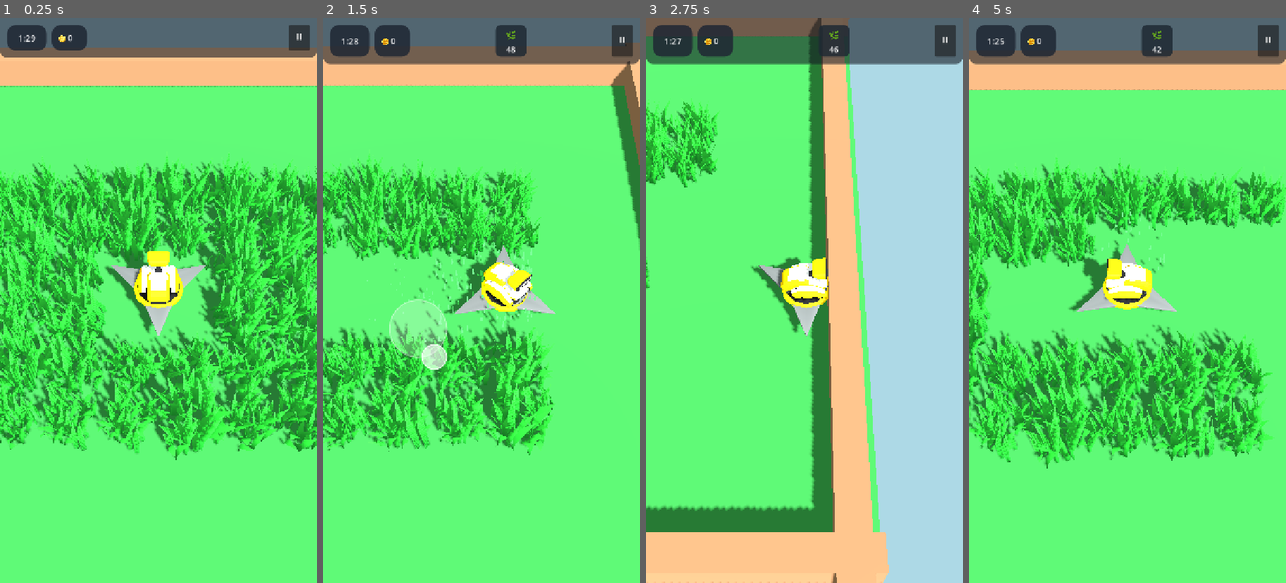
Above: before the commit, frames 1-4 (left to right).
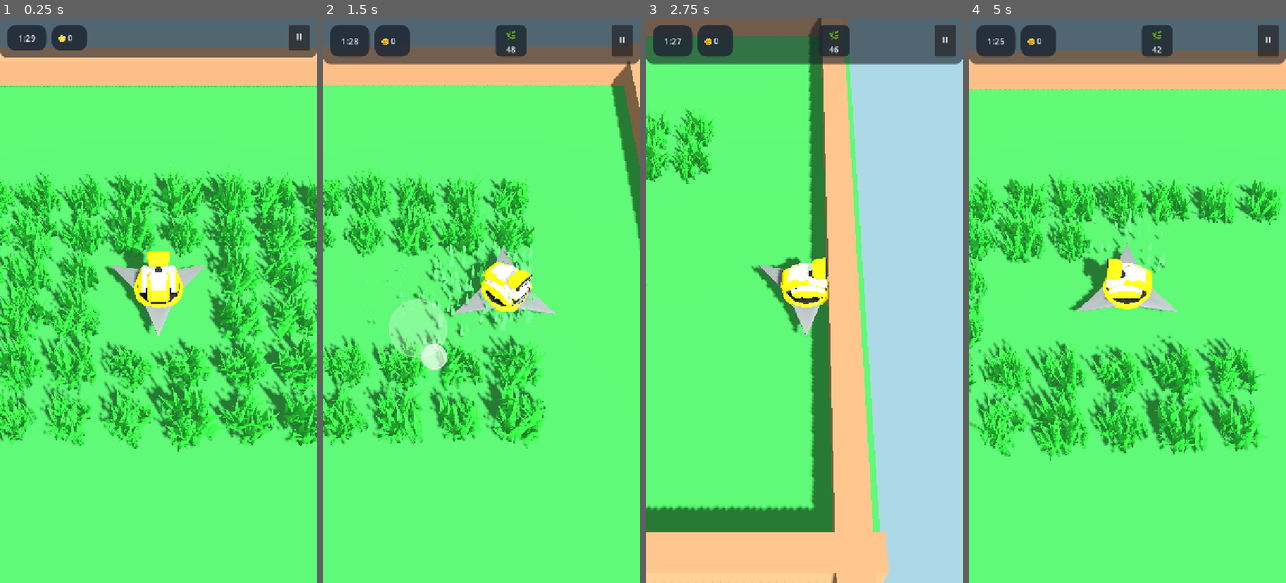
Above: after the commit, the same moments.

Repository: rogerbif/grass-cut-bot
Game: Godot game, scene res://scenes/main.tscn
Same seed, same stepped clock (60 frames per second), same inputs: the game is played once before the commit and once after it.
Inputs (mouse positions are in pixels of both pictures, inside the frame that each line leads up to):
- Up to frame 1 (0.25 s): no input
- Up to frame 2 (1.5 s): move the mouse to (551, 272) at 0.52 s; hold Right (ui_right) 0.53-1.25 s; click (551, 272) at 0.67 s; drag from (418, 328) to (465, 413) at 1.27 s
- Up to frame 3 (2.75 s): move the mouse to (836, 176) at 2.02 s; hold Right (ui_right) from 2.03 s (still down)
- Up to frame 4 (5 s): release Right (ui_right) at 2.75 s; drag from (1111, 413) to (1032, 215) at 2.77 s; move the mouse to (1222, 385) at 3.52 s; hold Left (ui_left) 3.53-4.25 s; drag from (1032, 215) to (1079, 159) at 4.27 s

The runs differ from the first frame. In frame 1, 30% of the frame differs, in the area x 0-100%, y 24-79%; in frame 2, 17%; in frame 3, 1.8%; in frame 4, 21%.

Commit message:
feat(vegetation): calibra escala da grama e amplia particulas em 50% com escala variavel [v0.4.7]

Diff:
--- a/project.godot
+++ b/project.godot
@@ -11,7 +11,7 @@
 [application]
 
 config/name="Grass Cut Bot"
-config/version="0.4.6"
+config/version="0.4.7"
 run/main_scene="res://scenes/main.tscn"
 config/features=PackedStringArray("4.7", "Mobile")
 config/icon="res://icon.svg"
--- a/scenes/plants/grass_blue.tscn
+++ b/scenes/plants/grass_blue.tscn
@@ -58,6 +58,6 @@
 angular_velocity_max = 540.0
 angle_min = 0.0
 angle_max = 360.0
-scale_amount_min = 0.8
-scale_amount_max = 1.25
+scale_amount_min = 1.2
+scale_amount_max = 2.4
 scale_amount_curve = SubResource("Curve_scale")
--- a/scenes/plants/grass_green.tscn
+++ b/scenes/plants/grass_green.tscn
@@ -58,6 +58,6 @@
 angular_velocity_max = 540.0
 angle_min = 0.0
 angle_max = 360.0
-scale_amount_min = 0.8
-scale_amount_max = 1.25
+scale_amount_min = 1.2
+scale_amount_max = 2.4
 scale_amount_curve = SubResource("Curve_scale")
--- a/scenes/plants/grass_purple.tscn
+++ b/scenes/plants/grass_purple.tscn
@@ -58,6 +58,6 @@
 angular_velocity_max = 540.0
 angle_min = 0.0
 angle_max = 360.0
-scale_amount_min = 0.8
-scale_amount_max = 1.25
+scale_amount_min = 1.2
+scale_amount_max = 2.4
 scale_amount_curve = SubResource("Curve_scale")
--- a/scenes/plants/grass_tuft.tscn
+++ b/scenes/plants/grass_tuft.tscn
@@ -58,6 +58,6 @@
 angular_velocity_max = 540.0
 angle_min = 0.0
 angle_max = 360.0
-scale_amount_min = 0.8
-scale_amount_max = 1.25
+scale_amount_min = 1.2
+scale_amount_max = 2.4
 scale_amount_curve = SubResource("Curve_scale")
--- a/scenes/plants/grass_yellow.tscn
+++ b/scenes/plants/grass_yellow.tscn
@@ -58,6 +58,6 @@
 angular_velocity_max = 540.0
 angle_min = 0.0
 angle_max = 360.0
-scale_amount_min = 0.8
-scale_amount_max = 1.25
+scale_amount_min = 1.2
+scale_amount_max = 2.4
 scale_amount_curve = SubResource("Curve_scale")
--- a/scripts/plants/plant.gd
+++ b/scripts/plants/plant.gd
@@ -17,9 +17,9 @@
 
 func _ready() -> void:
 	health = max_health
-	# Leve variação aleatória de escala e rotação para aspecto natural Low Poly
+	# Leve variação aleatória de escala e rotação proporcional Low Poly
 	var random_rot: float = randf_range(0.0, TAU)
-	var random_scale: float = randf_range(0.85, 1.15)
+	var random_scale: float = randf_range(0.70, 0.90)
 	visual_mesh.rotation.y = random_rot
 	visual_mesh.scale = Vector3(random_scale, random_scale, random_scale)
 
@@ -49,15 +49,14 @@
 	if GameManager != null:
 		GameManager.register_cut(plant_key, coin_reward)
 
-	# Efeito visual de colheita rápida
+	# Fatiamento ágil e imediato: corte seco sem sensação de balão murchando
 	var tween = create_tween()
-	tween.tween_property(visual_mesh, "scale", Vector3(1.3, 0.2, 1.3), 0.06)
-	tween.tween_property(visual_mesh, "scale", Vector3.ZERO, 0.08)
+	tween.tween_property(visual_mesh, "scale", visual_mesh.scale * Vector3(1.05, 0.05, 1.05), 0.04)
 	tween.tween_callback(func():
 		visual_mesh.visible = false
 	)
 
 	# Destrói o nó após o término das partículas
-	get_tree().create_timer(1.2).timeout.connect(func():
+	get_tree().create_timer(1.0).timeout.connect(func():
 		queue_free()
 	)
Not shown, changed: docs/02_entidades_e_mecanicas/SISTEMA_DE_VEGETACAO.md
Not shown, added: docs/historico_melhorias/024_calibracao_escala_grama_e_particulas_ampliadas.md
Not shown, changed: docs/historico_melhorias/INDICE_MELHORIAS.md
